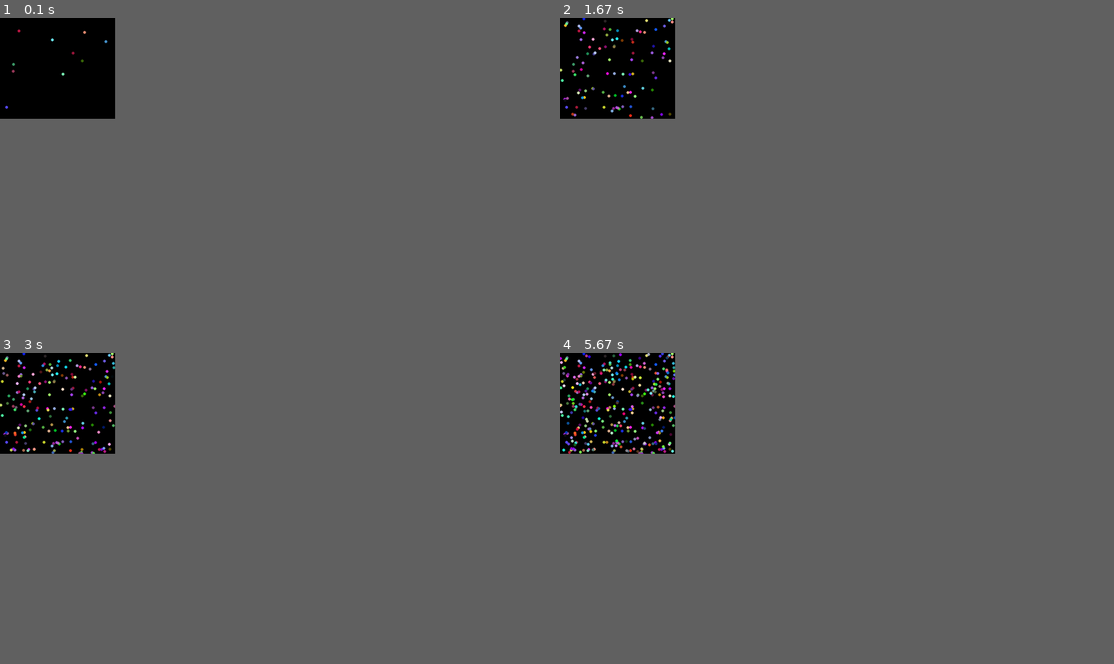
Above: before the commit, frames 1-4 (two rows, left to right).
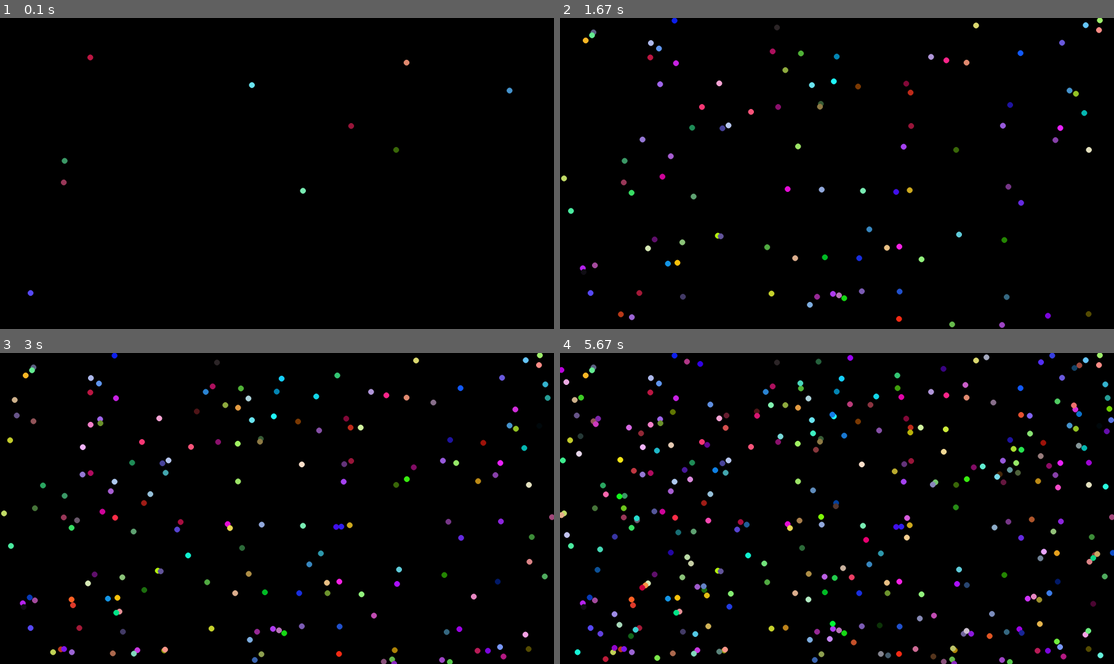
Above: after the commit, the same moments.

Repository: jmiszczak/pygame-tests
Game: pygame game, started from rand-circs.py
The game is run twice, just before and just after one commit, with the same random seed, the same clock (stepped at 60 frames per second) and the same inputs.
Inputs:
- Up to frame 1 (0.1 s): no input
- Up to frame 2 (1.67 s): tap F at 0.33 s
- Up to frame 3 (3 s): tap Enter at 1.67 s
- Up to frame 4 (5.67 s): no input
In our replay, the window is 187x164 before the commit and 900x506 after it. These sizes can differ from the game's own. Grey fills any space a smaller window leaves; there, only what the larger window draws over its background counts as a difference.

The runs differ from the first frame. In frame 1, 0.2% of the frame differs, in the area x 0-93%, y 3-90%; in frame 2, 2.2%; in frame 3, 3.8%; in frame 4, 7.0%, in the area x 0-100%, y 0-100%.

Commit message:
Added some keys and fullscreen mode

Diff:
--- a/rand-circs.py
+++ b/rand-circs.py
@@ -13,8 +13,9 @@
 #%%
 pg.init()
 
-size = (400,350)
-screen = pg.display.set_mode((400,350))
+#screen_size = (2560,1440)
+screen_size = (1920, 1080)
+screen = pg.display.set_mode(screen_size)
 pg.display.set_caption("Some tests with PyGame")
 finish = False
 
@@ -22,10 +23,16 @@
     for event in pg.event.get():
         if event.type == pg.QUIT:
             finish = True
+        elif event.type == pg.KEYDOWN:
+            if event.key == pg.K_f:
+                pg.display.toggle_fullscreen()
+            elif event.key == pg.K_q:
+                # quit after pressing Q
+                finish = True
 
     color = (rnd.randint(0,255), rnd.randint(0,255), rnd.randint(0,255))
-    position = (rnd.randint(1,size[0]), rnd.randint(1, size[1]))
-    pg.draw.circle(screen, color, position, 5)
+    position = (rnd.randint(1,screen_size[0]), rnd.randint(1, screen_size[1]))
+    pg.draw.circle(screen, color, position, 10)
     pg.display.update()
 
 sys.exit()
